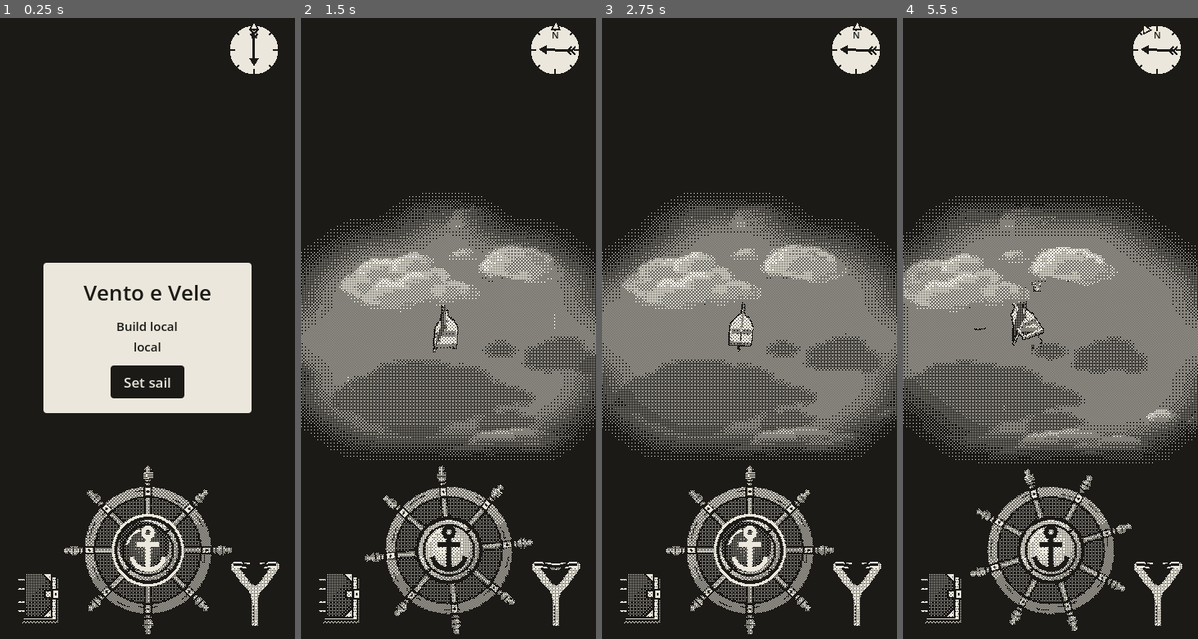
Above: before the commit, frames 1-4 (left to right).
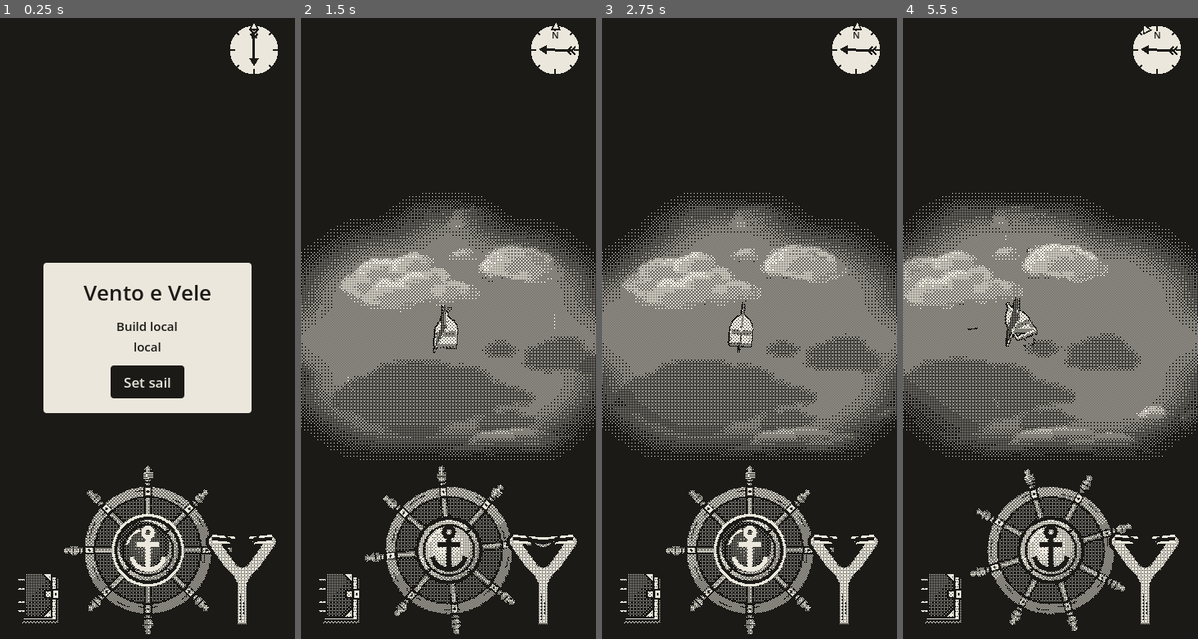
Above: after the commit, the same moments.

Repository: EnricoLabarile/Sail
Game: Godot game, scene res://Assets/Scenes/Overworld.tscn
Two runs of this game, one before a commit and one after it. Both use one fixed random seed, a clock stepped at 60 frames per second and the inputs below.
Inputs (mouse positions are in pixels of both pictures, inside the frame that each line leads up to):
- Up to frame 1 (0.25 s): no input
- Up to frame 2 (1.5 s): click "Set sail" at 0.5 s; tap Enter (ui_accept) at 1.25 s; move the mouse to (513, 303) at 1.27 s; hold Right (ui_right) from 1.28 s (still down); click (513, 303) at 1.42 s
- Up to frame 3 (2.75 s): tap Enter (ui_accept) at 1.52 s; release Right (ui_right) at 2 s; drag from (690, 371) to (734, 471) at 2.02 s
- Up to frame 4 (5.5 s): move the mouse to (1080, 191) at 2.77 s; hold Right (ui_right) 2.78-3.5 s; drag from (1035, 471) to (962, 241) at 3.52 s; move the mouse to (1139, 434) at 4.27 s; hold Left (ui_left) 4.28-5 s; tap Enter (ui_accept) at 4.52 s; drag from (962, 241) to (1006, 173) at 5.02 s

The runs differ from the first frame. In frame 1, 0.8% of the frame differs, in the area x 69-95%, y 83-98%; in frame 2, 0.9%; in frame 3, 0.9%; in frame 4, 2.7%, in the area x 0-100%, y 28-98%.

Commit message:
Tune boat and slingshot gameplay
Reduce boat acceleration, widen the camera dead zone, and adjust slingshot range, arc, pull threshold, and on-screen position. Update the sea texture.

Diff:
--- a/Assets/Boat/boat.gd
+++ b/Assets/Boat/boat.gd
@@ -5,7 +5,7 @@
 ## 1 unit = 10 px of the HTML prototype.
 
 @export var top_speed := 5        # m/s with the sail at its best (doubled by Enrico; the prototype had ~4.2)
-@export var accel := 0.9            # how quickly she gathers way (higher = quicker)
+@export var accel := 0.6            # how quickly she gathers way (higher = quicker)
 @export var anchor_bite := 4.0      # how quickly the anchor stops her
 @export var turn_rate := 2.25       # rad/s at full rudder, whatever her speed (Enrico: between the old 1.5 and 3)
 @export var bow_reach := 2.2        # metres from her middle to the bow: the shore stops her there
@@ -16,7 +16,7 @@
 # near the bottom of the screen don't end up behind the camera's near plane and get cut off.
 @export var camera_distance := 100.0
 # The camera follows her loosely, with a dead zone in the middle (the screen is 40 m wide).
-@export var camera_dead_zone := 3.0     # metres she can move before the camera follows (0 = always follow)
+@export var camera_dead_zone := 6     # metres she can move before the camera follows (0 = always follow)
 @export var camera_follow_speed := 3.0  # how quickly the camera catches up once she's out (higher = quicker)
 @export var sail_fill_rate := 2   # how quickly the sail fills or empties (higher = quicker)
 @export var boom_max_deg := 90    # the furthest the sail swings out from the boat's middle line, either side
--- a/Assets/UI/slingshot/slingshot.gd
+++ b/Assets/UI/slingshot/slingshot.gd
@@ -12,11 +12,11 @@
 ## @tool: the script also runs in the editor, so the fork is drawn there too and you can see it while you
 ## place and size it (like a Blueprint's construction script). In the editor it only draws: no touches, no shots.
 
-@export var sling_distance := 6.0   # metres ahead of the bow the stone lands (the prototype's 60 px)
+@export var sling_distance := 12   # metres ahead of the bow the stone lands (the prototype's 60 px)
 @export var flight_time := 0.7      # seconds the stone flies
-@export var arc_height := 2.9       # metres its arc rises (the prototype's 29 px)
+@export var arc_height := 4       # metres its arc rises (the prototype's 29 px)
 @export var muzzle_height := 1.0    # metres above the water it leaves the bow
-@export var fire_pull := 0.7        # pull the pouch this far (0..1) and it shoots by itself
+@export var fire_pull := 1        # pull the pouch this far (0..1) and it shoots by itself
 @export var reload_time := 0.9      # seconds before the next stone is in the pouch
 
 const STONE_SCENE := preload("res://Assets/Boat/stone/stone.tscn")
--- a/Assets/UI/slingshot/slingshot.tscn
+++ b/Assets/UI/slingshot/slingshot.tscn
@@ -1,20 +1,21 @@
-[gd_scene format=3]
+[gd_scene format=3 uid="uid://c6x4x6qmghv8y"]
 
-[ext_resource type="Script" path="res://Assets/UI/slingshot/slingshot.gd" id="1_sling"]
+[ext_resource type="Script" uid="uid://pcwfcdsst6en" path="res://Assets/UI/slingshot/slingshot.gd" id="1_sling"]
 
-[node name="Slingshot" type="CanvasLayer"]
+[node name="Slingshot" type="CanvasLayer" unique_id=1765587806]
 layer = 95
 
-[node name="Sling" type="Control" parent="."]
+[node name="Sling" type="Control" parent="." unique_id=1777755219]
+layout_mode = 3
 anchors_preset = 3
 anchor_left = 1.0
 anchor_top = 1.0
 anchor_right = 1.0
 anchor_bottom = 1.0
-offset_left = -89.0
-offset_top = -144.0
+offset_left = -120.0
+offset_top = -183.0
 offset_right = -9.0
-offset_bottom = -44.0
+offset_bottom = -44.25
 grow_horizontal = 0
 grow_vertical = 0
 script = ExtResource("1_sling")
Binary file changed: Assets/Landscape/world/sea_tex.png
